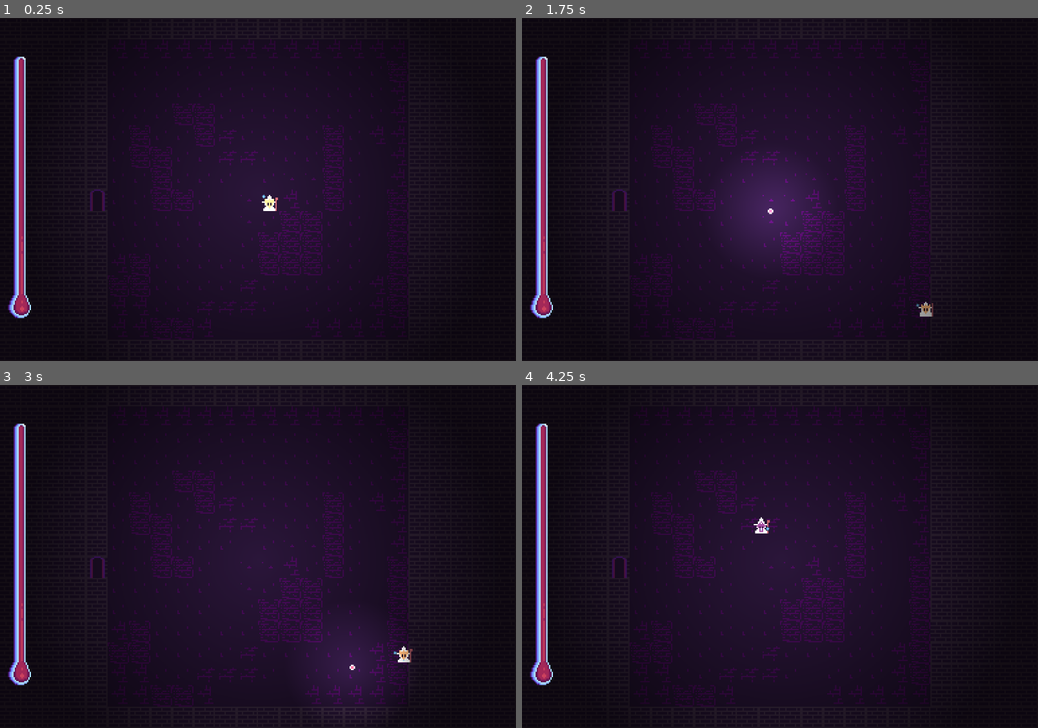
Above: before the commit, frames 1-4 (two rows, left to right).
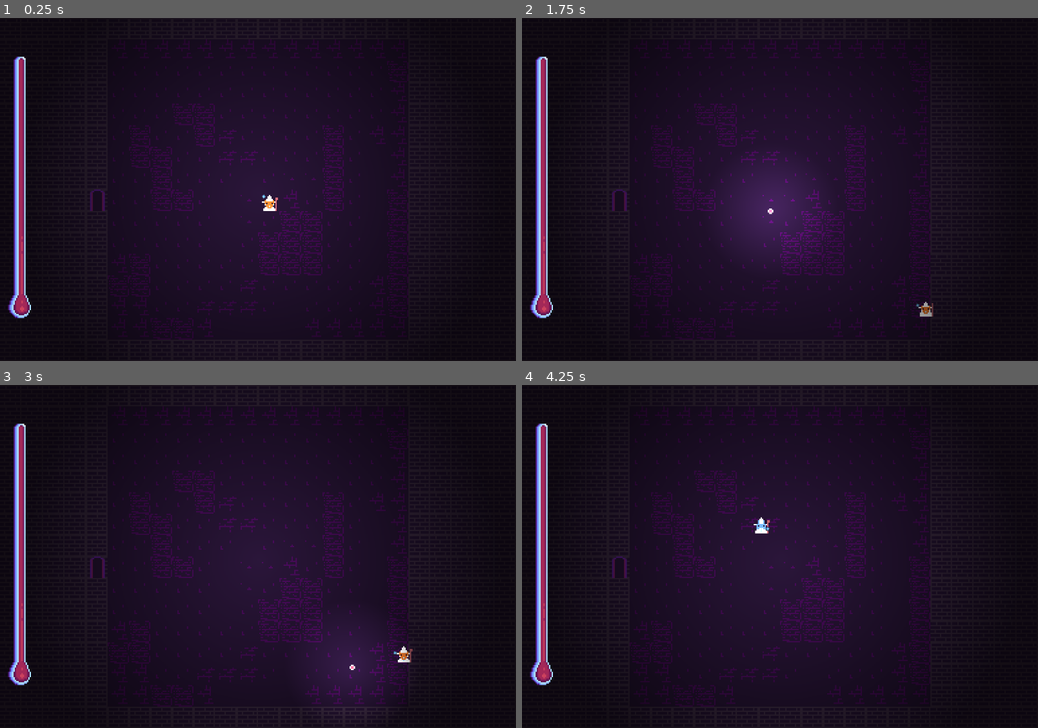
Above: after the commit, the same moments.

Repository: Kolbias/GGJ2026
Game: Godot game, scene res://Data/Maps/world.tscn
Same seed, same stepped clock (60 frames per second), same inputs: the game is played once before the commit and once after it. The engine's default icon, where the game draws it, is replaced by a stand-in: a white triangle on a blue panel in a dark square.
Inputs (mouse positions are in pixels of both pictures, inside the frame that each line leads up to):
- Up to frame 1 (0.25 s): no input
- Up to frame 2 (1.75 s): tap Enter at 0.5 s; move the mouse to (893, 172) at 0.52 s; press the mouse at (893, 172) at 0.53 s; hold D (MoveRight) 0.53-1.28 s; move the mouse to (676, 206) at 1.27 s; release the mouse at (676, 206) at 1.28 s; hold S (MoveDown) from 1.28 s (still down); click (676, 206) at 1.35 s
- Up to frame 3 (3 s): move the mouse to (309, 481) at 2.02 s; release S (MoveDown) at 2.03 s; press the mouse at (309, 481) at 2.03 s; hold D (MoveRight) 2.03-2.78 s; move the mouse to (232, 625) at 2.77 s; release the mouse at (232, 625) at 2.78 s; hold W (MoveUp) from 2.78 s (still down); click (232, 625) at 2.85 s
- Up to frame 4 (4.25 s): move the mouse to (934, 607) at 3.52 s; release W (MoveUp) at 3.53 s; press the mouse at (934, 607) at 3.53 s; hold A (MoveLeft) from 3.53 s (still down); tap E (DebugMaskNext, bound only before the commit) at 4.15 s

The runs differ from the first frame. In frame 1, less than 0.1% of the frame differs, in the area x 51-54%, y 52-56%; in frame 2, less than 0.1%; in frame 3, less than 0.1%; in frame 4, less than 0.1%, in the area x 45-48%, y 39-43%.

Commit message:
Updated Mask Variants
- Masks are now in Resources and use their own name, texture atlas, and projectile type
- Masks can be dropped into Player's Mask array to store and swap between them
- Mask now uses the selected atlas from the atlas texture as the mask to show, instead of the frame

Diff:
--- /dev/null
+++ b/ggj-2026-maskuerade/Data/Assets/Masks/WizardMasks.tres
@@ -0,0 +1,7 @@
+[gd_resource type="AtlasTexture" load_steps=2 format=3 uid="uid://d0hm2rx4evu1j"]
+
+[ext_resource type="Texture2D" uid="uid://cmh23scnfa7el" path="res://Data/Assets/Masks/WizardMasksTileset.png" id="1_7e0i7"]
+
+[resource]
+atlas = ExtResource("1_7e0i7")
+region = Rect2(112, 0, 16, 16)
--- a/ggj-2026-maskuerade/Data/Characters/mask.gd
+++ b/ggj-2026-maskuerade/Data/Characters/mask.gd
@@ -3,36 +3,26 @@
 
 class_name Mask
 
-@export var mask_index : int = 0
-@export var max_mask_index : int = 0
+var currentMask : MaskResource = preload("res://Data/Resources/Masks/EmptyMask.tres")
+
 @export var projectile : PackedScene
 
 @onready var mask_sprite: Sprite2D = %MaskSprite
 @onready var shoot_point: Node2D = %ShootPoint
-var mask_types = []
 
 func _ready() -> void:
-	_UpdateSwitchedMask()
-	#temporary to set mask_types array
-	mask_types.resize(max_mask_index + 1)
-	mask_types.fill("default")
-	mask_types[1] = "bounce"
+	pass
 
 func _process(_delta: float) -> void:
 	shoot_point.look_at(get_global_mouse_position())
 
 func _unhandled_input(event: InputEvent) -> void:
 	if event.is_action_pressed("Shoot"):
-		GameEvents.shot_fired.emit(shoot_point.global_position, get_global_mouse_position(), mask_types[mask_index])
+		GameEvents.shot_fired.emit(shoot_point.global_position, get_global_mouse_position(), currentMask.maskType)
 
-func OnSwitchNextMask():
-	mask_index = wrapi(mask_index + 1, 0, max_mask_index - 1)
-	_UpdateSwitchedMask()
-
-func OnSwitchPrevMask():
-	mask_sprite.frame
-	mask_index = wrapi(mask_index - 1, 0, max_mask_index - 1)
+func SetMask(maskRes : MaskResource):
+	currentMask = maskRes
 	_UpdateSwitchedMask()
 
 func _UpdateSwitchedMask():
-	mask_sprite.frame = mask_index
+	mask_sprite.texture = currentMask.maskSprite
--- a/ggj-2026-maskuerade/Data/Characters/mask.tscn
+++ b/ggj-2026-maskuerade/Data/Characters/mask.tscn
@@ -1,6 +1,5 @@
-[gd_scene load_steps=5 format=3 uid="uid://dhhsriv8n2y0"]
+[gd_scene load_steps=4 format=3 uid="uid://dhhsriv8n2y0"]
 
-[ext_resource type="Texture2D" uid="uid://cmh23scnfa7el" path="res://Data/Characters/WizardMasksTileset.png" id="1_la0de"]
 [ext_resource type="Script" uid="uid://bknw2qvgktlfv" path="res://Data/Characters/mask.gd" id="1_pg4n1"]
 [ext_resource type="PackedScene" uid="uid://biv2hu4dixpfq" path="res://Data/Characters/projectile.tscn" id="2_12g8c"]
 [ext_resource type="Texture2D" uid="uid://che6t4ci33ywr" path="res://icon.svg" id="3_so7bw"]
@@ -13,14 +12,10 @@
 
 [node name="MaskSprite" type="Sprite2D" parent="."]
 unique_name_in_owner = true
-texture = ExtResource("1_la0de")
-hframes = 8
-vframes = 2
-frame = 6
 
 [node name="ShootPoint" type="Node2D" parent="."]
 unique_name_in_owner = true
-rotation = 7.3510323
+rotation = 47.37836
 
 [node name="DebugSprite" type="Sprite2D" parent="ShootPoint"]
 position = Vector2(6, 0)
--- a/ggj-2026-maskuerade/Data/Characters/player.gd
+++ b/ggj-2026-maskuerade/Data/Characters/player.gd
@@ -6,6 +6,9 @@
 
 @export var max_hp := 10
 
+@export var masks : Array[MaskResource] = []
+var currentMaskIndex : int = -1
+
 @onready var maskRef : Mask = $Mask
 @onready var base_sprite: AnimatedSprite2D = $BaseSprite
 
@@ -13,13 +16,21 @@
 
 func _ready() -> void:
 	current_hp = max_hp
+	if not masks.is_empty():
+		currentMaskIndex = 0
+		_UpdateEquippedMask()
+
 
 func _input(event: InputEvent) -> void:
 	if event.is_action_pressed("DebugMaskNext"):
 		maskRef.OnSwitchNextMask()
+	if event.is_action_pressed("MaskNext"):
+		_MoveToNextMask()
 		get_viewport().set_input_as_handled()
 	if event.is_action_pressed("DebugMaskPrev"):
 		maskRef.OnSwitchPrevMask()
+	if event.is_action_pressed("MaskPrev"):
+		_MoveToPrevMask()
 		get_viewport().set_input_as_handled()
 
 
@@ -44,3 +55,17 @@
 		if current_hp <= 0:
 			print("You are died!")
 			hide()
+
+func _MoveToNextMask():
+	if not masks.is_empty():
+		currentMaskIndex = wrapi(currentMaskIndex + 1, 0, masks.size())
+		_UpdateEquippedMask()
+
+func _MoveToPrevMask():
+	if not masks.is_empty():
+		currentMaskIndex = wrapi(currentMaskIndex - 1, 0, masks.size())
+		_UpdateEquippedMask()
+
+func _UpdateEquippedMask():
+	if currentMaskIndex >= 0 and not masks.is_empty():
+		maskRef.SetMask(masks[currentMaskIndex])
--- a/ggj-2026-maskuerade/Data/Characters/player.tscn
+++ b/ggj-2026-maskuerade/Data/Characters/player.tscn
@@ -1,8 +1,12 @@
-[gd_scene load_steps=11 format=3 uid="uid://c3608fwt5r0iw"]
+[gd_scene load_steps=15 format=3 uid="uid://c3608fwt5r0iw"]
 
 [ext_resource type="Script" uid="uid://d17n0g8hiquq2" path="res://Data/Characters/player.gd" id="1_fq6r7"]
+[ext_resource type="Script" uid="uid://cqkn2eqhcgslb" path="res://Scripts/Equipment/MaskResource.gd" id="2_mmnql"]
 [ext_resource type="Texture2D" uid="uid://4cgyujv5qptq" path="res://Data/Characters/WizardSpriteSheet.png" id="2_qdver"]
+[ext_resource type="Resource" uid="uid://dk360gm5cy1vs" path="res://Data/Resources/Masks/FoxMask.tres" id="3_m40r1"]
 [ext_resource type="PackedScene" uid="uid://dhhsriv8n2y0" path="res://Data/Characters/mask.tscn" id="3_qdver"]
+[ext_resource type="Resource" uid="uid://b34lpkc5do1qy" path="res://Data/Resources/Masks/RabbitMask.tres" id="4_loqsb"]
+[ext_resource type="Resource" uid="uid://b21pqwttwrl2b" path="res://Data/Resources/Masks/SquidMask.tres" id="5_8ew13"]
 
 [sub_resource type="AtlasTexture" id="AtlasTexture_a4ef4"]
 atlas = ExtResource("2_qdver")
@@ -53,6 +57,7 @@
 
 [node name="Player" type="CharacterBody2D" groups=["player"]]
 script = ExtResource("1_fq6r7")
+masks = Array[ExtResource("2_mmnql")]([ExtResource("3_m40r1"), ExtResource("4_loqsb"), ExtResource("5_8ew13")])
 
 [node name="BaseSprite" type="AnimatedSprite2D" parent="."]
 texture_filter = 1
@@ -62,7 +67,6 @@
 shape = SubResource("CircleShape2D_fq6r7")
 
 [node name="Mask" parent="." instance=ExtResource("3_qdver")]
-mask_index = 8
 
 [node name="Hurtbox" type="Area2D" parent="."]
 
--- /dev/null
+++ b/ggj-2026-maskuerade/Data/Resources/Masks/EmptyMask.tres
@@ -0,0 +1,7 @@
+[gd_resource type="Resource" script_class="MaskResource" load_steps=2 format=3 uid="uid://dygxcknfpntae"]
+
+[ext_resource type="Script" uid="uid://cqkn2eqhcgslb" path="res://Scripts/Equipment/MaskResource.gd" id="2_40w5d"]
+
+[resource]
+script = ExtResource("2_40w5d")
+metadata/_custom_type_script = "uid://cqkn2eqhcgslb"
--- /dev/null
+++ b/ggj-2026-maskuerade/Data/Resources/Masks/FoxMask.tres
@@ -0,0 +1,14 @@
+[gd_resource type="Resource" script_class="MaskResource" load_steps=4 format=3 uid="uid://dk360gm5cy1vs"]
+
+[ext_resource type="Texture2D" uid="uid://cmh23scnfa7el" path="res://Data/Assets/Masks/WizardMasksTileset.png" id="1_04822"]
+[ext_resource type="Script" uid="uid://cqkn2eqhcgslb" path="res://Scripts/Equipment/MaskResource.gd" id="1_iq7ue"]
+
+[sub_resource type="AtlasTexture" id="AtlasTexture_t81iq"]
+atlas = ExtResource("1_04822")
+region = Rect2(16, 0, 16, 16)
+
+[resource]
+script = ExtResource("1_iq7ue")
+maskName = "Fox Mask"
+maskSprite = SubResource("AtlasTexture_t81iq")
+metadata/_custom_type_script = "uid://cqkn2eqhcgslb"
--- /dev/null
+++ b/ggj-2026-maskuerade/Data/Resources/Masks/RabbitMask.tres
@@ -0,0 +1,15 @@
+[gd_resource type="Resource" script_class="MaskResource" load_steps=4 format=3 uid="uid://b34lpkc5do1qy"]
+
+[ext_resource type="Texture2D" uid="uid://cmh23scnfa7el" path="res://Data/Assets/Masks/WizardMasksTileset.png" id="1_phwgo"]
+[ext_resource type="Script" uid="uid://cqkn2eqhcgslb" path="res://Scripts/Equipment/MaskResource.gd" id="2_dhavb"]
+
+[sub_resource type="AtlasTexture" id="AtlasTexture_phwgo"]
+atlas = ExtResource("1_phwgo")
+region = Rect2(0, 0, 16, 16)
+
+[resource]
+script = ExtResource("2_dhavb")
+maskName = "Rabbit Mask"
+maskSprite = SubResource("AtlasTexture_phwgo")
+maskType = "bounce"
+metadata/_custom_type_script = "uid://cqkn2eqhcgslb"
--- /dev/null
+++ b/ggj-2026-maskuerade/Data/Resources/Masks/SquidMask.tres
@@ -0,0 +1,14 @@
+[gd_resource type="Resource" script_class="MaskResource" load_steps=4 format=3 uid="uid://b21pqwttwrl2b"]
+
+[ext_resource type="Texture2D" uid="uid://cmh23scnfa7el" path="res://Data/Assets/Masks/WizardMasksTileset.png" id="1_2ts6q"]
+[ext_resource type="Script" uid="uid://cqkn2eqhcgslb" path="res://Scripts/Equipment/MaskResource.gd" id="2_5k6bn"]
+
+[sub_resource type="AtlasTexture" id="AtlasTexture_2ts6q"]
+atlas = ExtResource("1_2ts6q")
+region = Rect2(96, 0, 16, 16)
+
+[resource]
+script = ExtResource("2_5k6bn")
+maskName = "Squid Mask"
+maskSprite = SubResource("AtlasTexture_2ts6q")
+metadata/_custom_type_script = "uid://cqkn2eqhcgslb"
--- /dev/null
+++ b/ggj-2026-maskuerade/Scripts/Equipment/MaskResource.gd
@@ -0,0 +1,7 @@
+extends Resource
+
+class_name MaskResource
+
+@export var maskName : String = "empty"
+@export var maskSprite : Texture2D = AtlasTexture.new()
+@export var maskType : String = "default"
--- a/ggj-2026-maskuerade/project.godot
+++ b/ggj-2026-maskuerade/project.godot
@@ -61,12 +61,12 @@
 "events": [null, Object(InputEventMouseButton,"resource_local_to_scene":false,"resource_name":"","device":-1,"window_id …(259 unchanged characters)…
 ]
 }
-DebugMaskNext={
+MaskNext={
 "deadzone": 0.2,
 "events": [Object(InputEventKey,"resource_local_to_scene":false,"resource_name":"","device":-1,"window_id":0,"alt_press …(192 unchanged characters)…
 ]
 }
-DebugMaskPrev={
+MaskPrev={
 "deadzone": 0.2,
 "events": [Object(InputEventKey,"resource_local_to_scene":false,"resource_name":"","device":-1,"window_id":0,"alt_press …(192 unchanged characters)…
 ]
Renamed: ggj-2026-maskuerade/Data/Characters/WizardMasksTileset.png -> ggj-2026-maskuerade/Data/Assets/Masks/WizardMasksTileset.png
Not shown, changed: ggj-2026-maskuerade/Data/Assets/Masks/WizardMasksTileset.png.import
Not shown, added: ggj-2026-maskuerade/Scripts/Equipment/MaskResource.gd.uid
